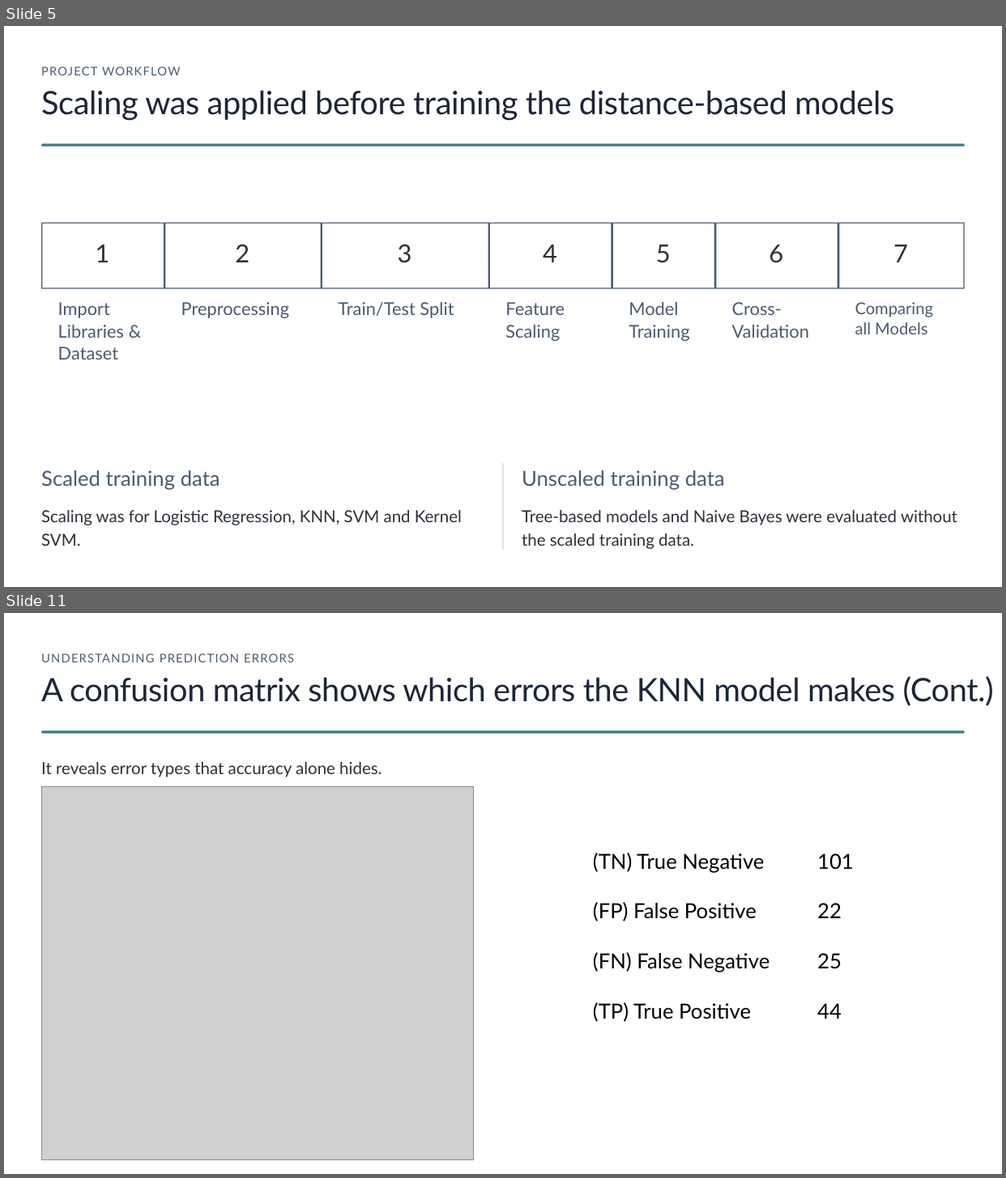
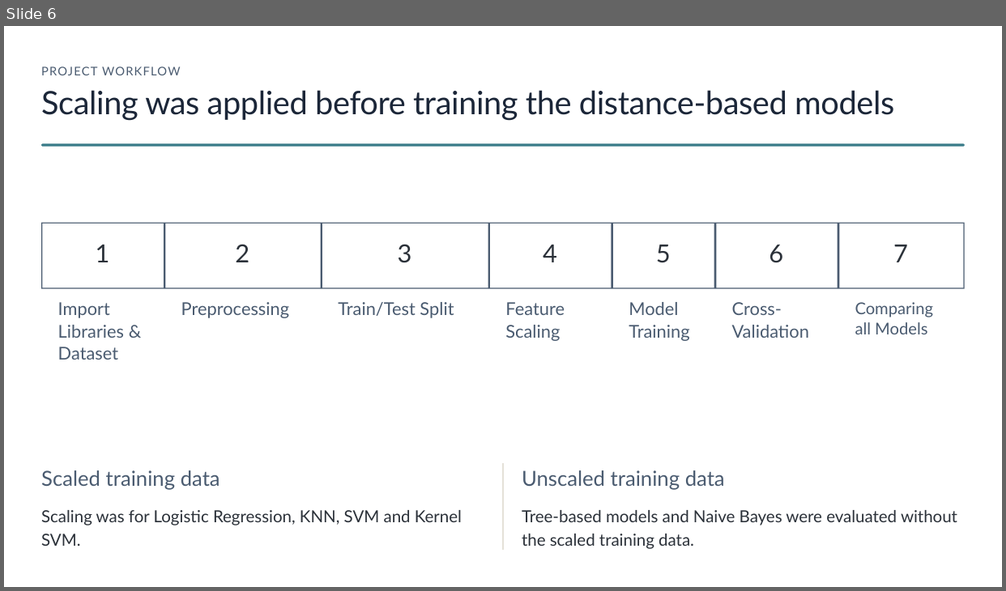
Before and after one commit to HazemWaelll/Diabetes-Prediction, a slide deck: Diabetes-Prediction.pptx. Shown one above the other, each under a label of ours: slides 5 and 11 before the commit, slide 6 after it; the slides between them are not shown. The pictures are 1006x1178 and 1006x591 pixels, drawn with LibreOffice and Linux fonts; fonts in the diff are those of the drawing; grey boxes stand for pictures; background and template pictures are left out. Boxes give left, top, right and bottom in pixels: in the first picture for what was removed or moved away, otherwise in the second. Text is boxed around its words. In the diff, an @@ line names an element or a change of style, - is before the commit and + after.

```diff
--- a/Diabetes-Prediction.pptx
+++ b/Diabetes-Prediction.pptx
@@ slide 11 removed at box(4, 613, 1002, 1174), background #FFFFFF @@
@@ text removed at box(41, 653, 294, 662) @@
-UNDERSTANDING PREDICTION ERRORS
@@ text removed at box(41, 676, 994, 706) @@
-A confusion matrix shows which errors the KNN model makes (Cont.)
@@ rounded rectangle removed at box(41, 730, 965, 733) @@
@@ text removed at box(41, 762, 381, 777) @@
-It reveals error types that accuracy alone hides.
@@ picture removed at box(41, 786, 473, 1161) @@
@@ text removed at box(593, 853, 854, 1022) @@
-(TN) True Negative 101
-(FP) False Positive 22
-(FN) False Negative 25
-(TP) True Positive 44
@@ rectangle removed at box(903, 1141, 1002, 1174) @@
@@ what was slide 5 is now slide 6 @@
```
Also in this commit, not shown: 3 slides changed, 3 slides added, 5 other slides removed.
